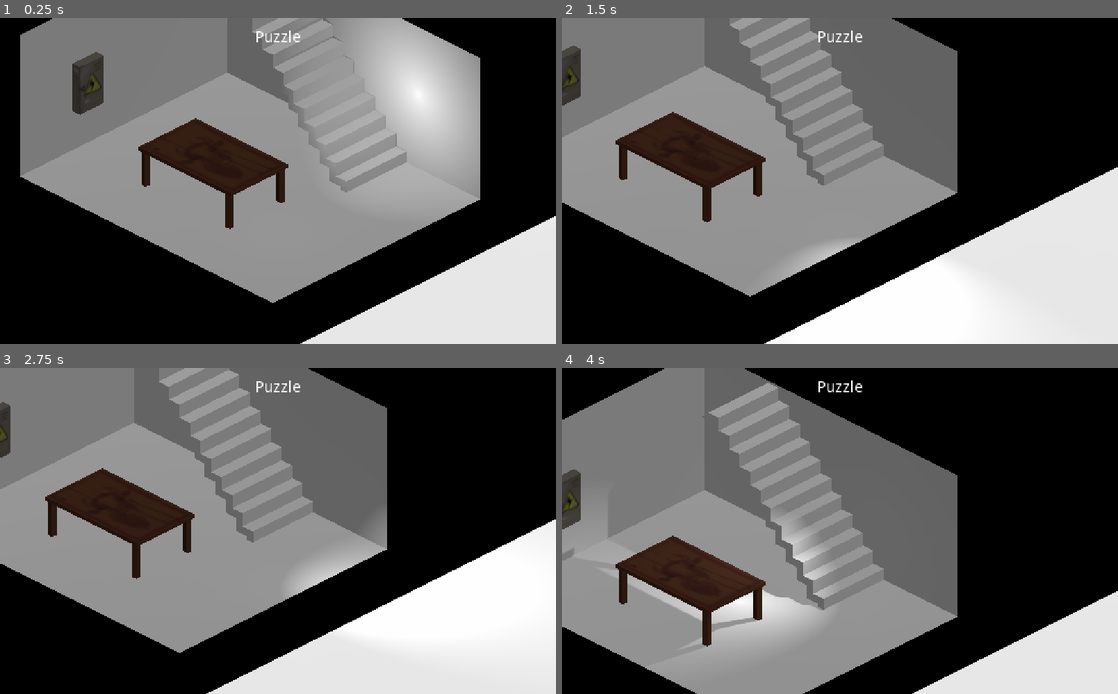
Above: before the commit, frames 1-4 (two rows, left to right).
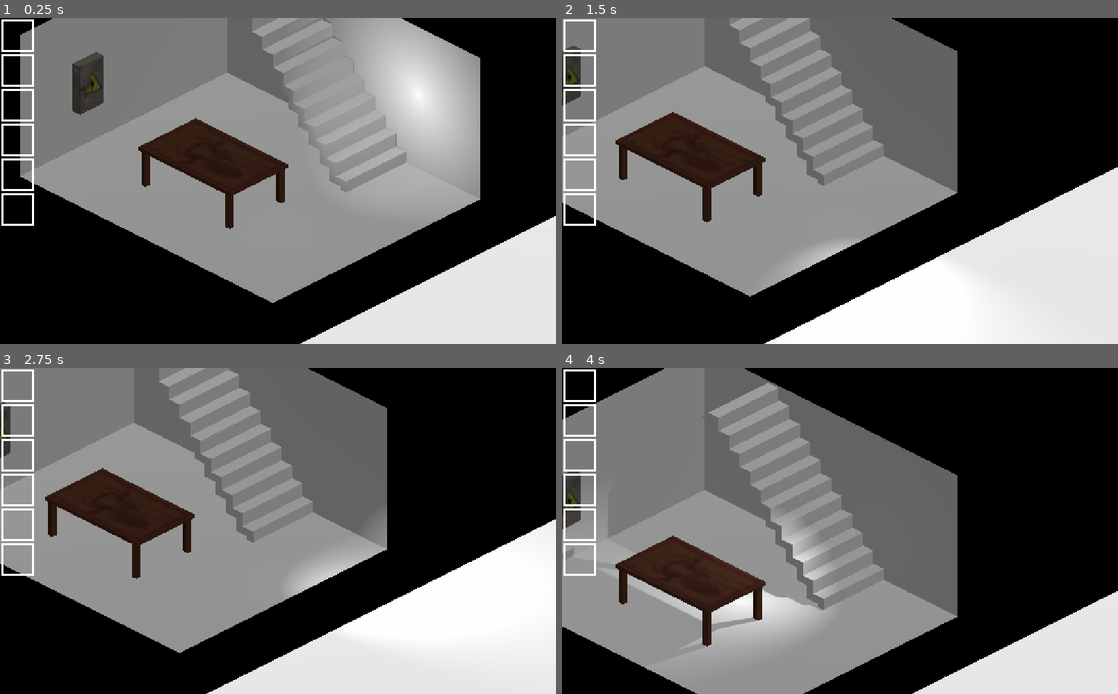
Above: after the commit, the same moments.

Repository: Naronco/Vaccaphobia
Game: Godot game, scene res://Game.tscn
Same seed, same stepped clock (60 frames per second), same inputs: the game is played once before the commit and once after it.
Inputs:
- Up to frame 1 (0.25 s): no input
- Up to frame 2 (1.5 s): tap Enter at 0.5 s; hold D (move_right) 0.53-1.28 s; hold E (interact) 0.53-1.28 s; hold S (move_down) from 1.28 s (still down); tap E (interact) at 1.35 s
- Up to frame 3 (2.75 s): release S (move_down) at 2.03 s; hold D (move_right) from 2.03 s (still down); hold E (interact) from 2.03 s (still down)
- Up to frame 4 (4 s): release D (move_right) at 2.78 s; release E (interact) at 2.78 s; hold W (move_up) 2.78-3.53 s; tap E (interact) at 2.85 s; hold A (move_left) from 3.53 s (still down); hold E (interact) from 3.53 s (still down)

The runs differ from the first frame. In frame 1, 1.0% of the frame differs, in the area x 0-54%, y 0-64%; in frame 2, 1.0%; in frame 3, 1.0%; in frame 4, 1.0%.

Commit message:
inventory slots

Diff:
--- a/Game.tscn
+++ b/Game.tscn
@@ -7,6 +7,7 @@
 [ext_resource path="res://default_env.tres" type="Environment" id=5]
 [ext_resource path="res://Interactable.gd" type="Script" id=6]
 [ext_resource path="res://PuzzleScreen.gd" type="Script" id=7]
+[ext_resource path="res://assets/slot.png" type="Texture" id=8]
 
 [sub_resource type="CapsuleShape" id=1]
 radius = 0.3
@@ -272,9 +273,70 @@
 "_edit_use_anchors_": false
 }
 
+[node name="Inventory" type="Control" parent="MarginContainer/CanvasLayer"]
+anchor_bottom = 1.0
+margin_right = 32.0
+__meta__ = {
+"_edit_use_anchors_": false
+}
+
+[node name="Slot1" type="TextureRect" parent="MarginContainer/CanvasLayer/Inventory"]
+margin_right = 32.0
+margin_bottom = 32.0
+texture = ExtResource( 8 )
+__meta__ = {
+"_edit_use_anchors_": false
+}
+
+[node name="Slot2" type="TextureRect" parent="MarginContainer/CanvasLayer/Inventory"]
+margin_top = 32.0
+margin_right = 32.0
+margin_bottom = 32.0
+texture = ExtResource( 8 )
+__meta__ = {
+"_edit_use_anchors_": false
+}
+
+[node name="Slot3" type="TextureRect" parent="MarginContainer/CanvasLayer/Inventory"]
+margin_top = 64.0
+margin_right = 32.0
+margin_bottom = 32.0
+texture = ExtResource( 8 )
+__meta__ = {
+"_edit_use_anchors_": false
+}
+
+[node name="Slot4" type="TextureRect" parent="MarginContainer/CanvasLayer/Inventory"]
+margin_top = 96.0
+margin_right = 32.0
+margin_bottom = 32.0
+texture = ExtResource( 8 )
+__meta__ = {
+"_edit_use_anchors_": false
+}
+
+[node name="Slot5" type="TextureRect" parent="MarginContainer/CanvasLayer/Inventory"]
+margin_top = 128.0
+margin_right = 32.0
+margin_bottom = 32.0
+texture = ExtResource( 8 )
+__meta__ = {
+"_edit_use_anchors_": false
+}
+
+[node name="Slot6" type="TextureRect" parent="MarginContainer/CanvasLayer/Inventory"]
+margin_top = 160.0
+margin_right = 32.0
+margin_bottom = 32.0
+texture = ExtResource( 8 )
+__meta__ = {
+"_edit_use_anchors_": false
+}
+
 [node name="PuzzleLayer" type="CanvasLayer" parent="MarginContainer"]
 
 [node name="PuzzleScreen" type="Control" parent="MarginContainer/PuzzleLayer"]
+visible = false
 anchor_right = 1.0
 anchor_bottom = 1.0
 script = ExtResource( 7 )
Not shown: 1 places in Game.tscn that only renumber resources
Binary file added: assets/slot.png
Not shown, added: assets/slot.png.import
Not shown, added: concept-art/fireplace.obj.import
Not shown, added: concept-art/window1.obj.import
